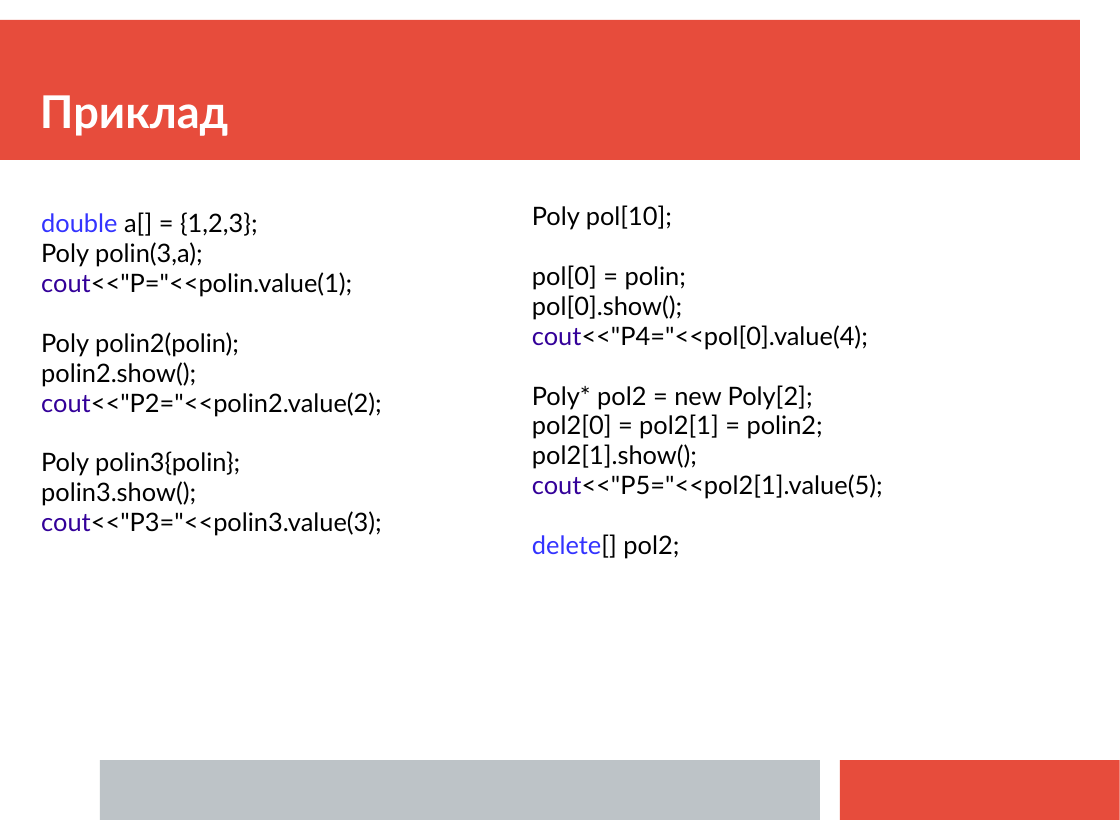
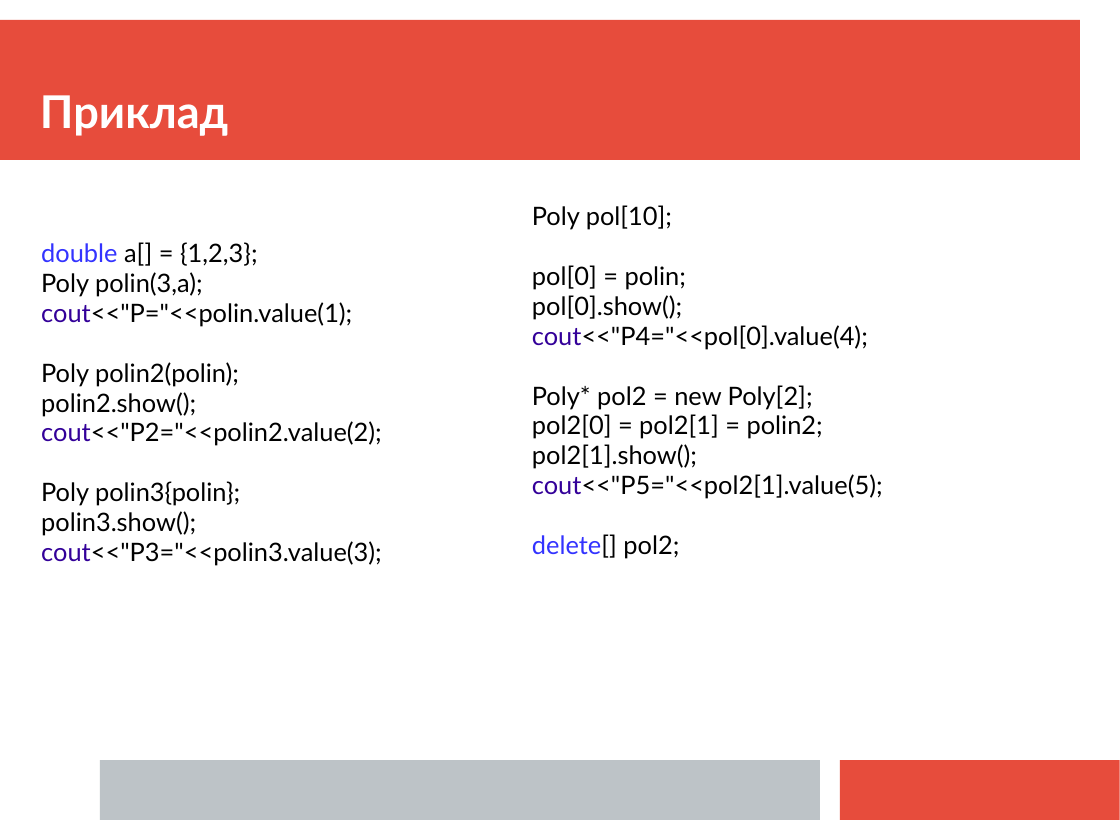
Before and after one commit to mecchmatProjects/CppCourse, a slide deck: slide 19 of Lect8/CppTutorUkr8.ppt. Drawn at 1120x840 pixels with LibreOffice and Linux fonts; fonts in the diff are those of the drawing. Boxes give left, top, right and bottom in pixels: in the first picture for what was removed or moved away, otherwise in the second. Text is boxed around its words. In the diff, an @@ line names an element or a change of style, - is before the commit and + after.

```diff
--- a/Lect8/CppTutorUkr8.ppt
+++ b/Lect8/CppTutorUkr8.ppt
@@ text at (x1=41, y1=242, x2=382, y2=565): paragraphs added @@
+# #
+#
```
Also in this commit, not shown: 10 other slides changed, 1 slide added, 5 other files.
